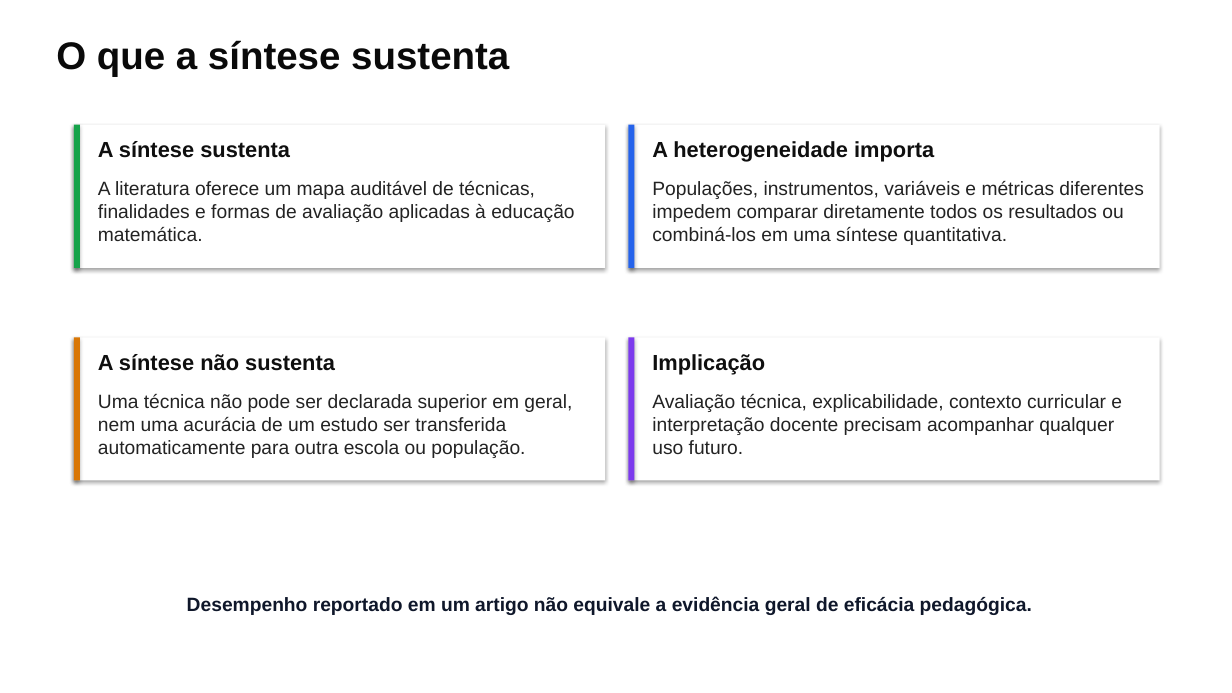
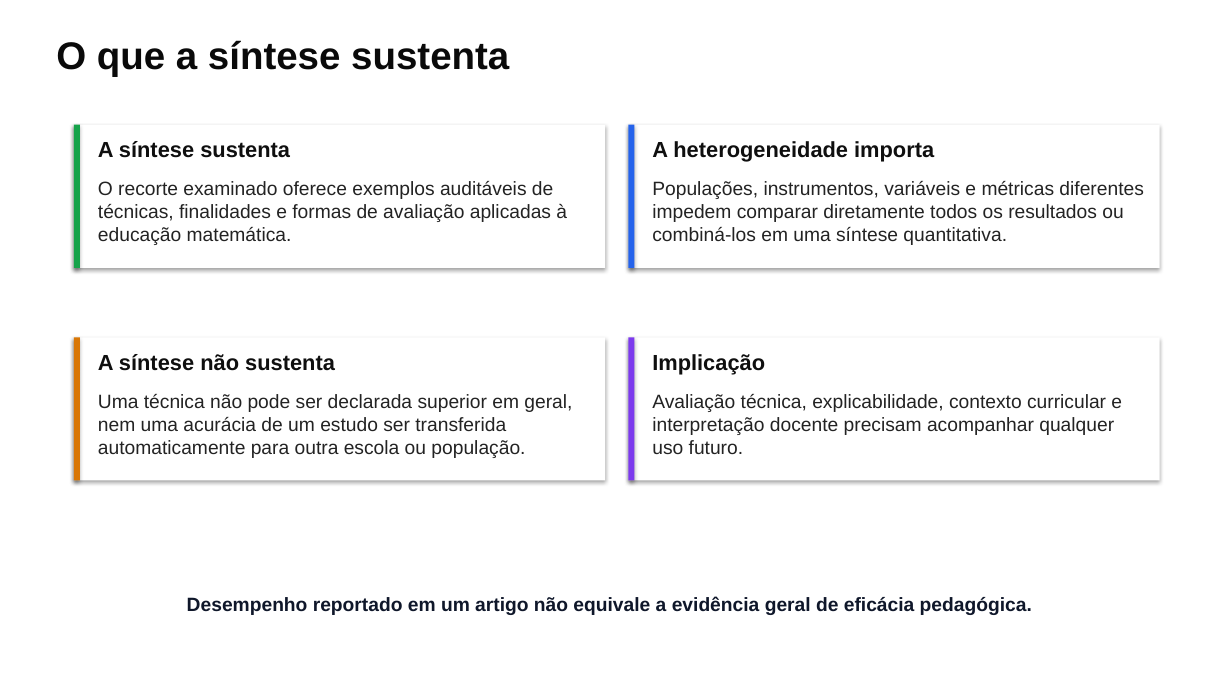
Before and after one commit to thalesfb/ccw, a slide deck: slide 14 of results/tcc/presentation/ensino_personalizado_de_matematica_tcc.pptx. Drawn at 1232x693 pixels with LibreOffice and Linux fonts; fonts in the diff are those of the drawing. Boxes give left, top, right and bottom in pixels: in the first picture for what was removed or moved away, otherwise in the second. Text is boxed around its words. In the diff, an @@ line names an element or a change of style, - is before the commit and + after.

```diff
--- a/results/tcc/presentation/ensino_personalizado_de_matematica_tcc.pptx
+++ b/results/tcc/presentation/ensino_personalizado_de_matematica_tcc.pptx
@@ text at (98,181,567,245): text changed @@
-A literatura oferece um mapa auditável de técnicas, finalidades e formas de avaliação aplicadas à educação matemática.
+O recorte examinado oferece exemplos auditáveis de técnicas, finalidades e formas de avaliação aplicadas à educação matemática.
```
Also in this commit, not shown: 10 other slides changed, 3 slides added, 3 slides removed, 58 other files.
